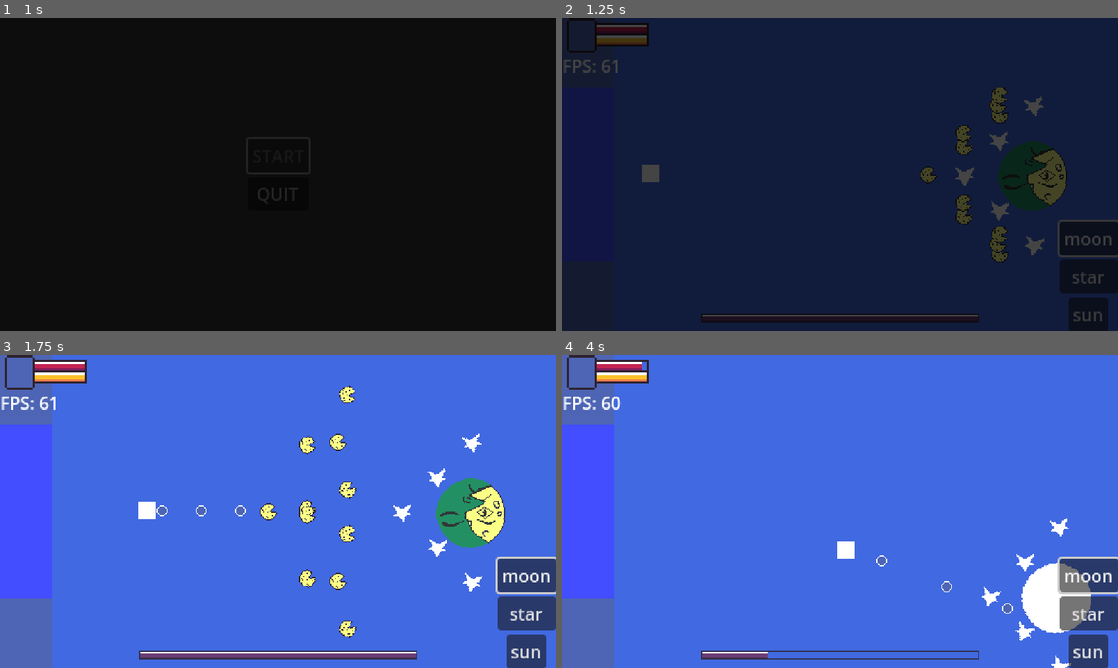
Above: before the commit, frames 1-4 (two rows, left to right).
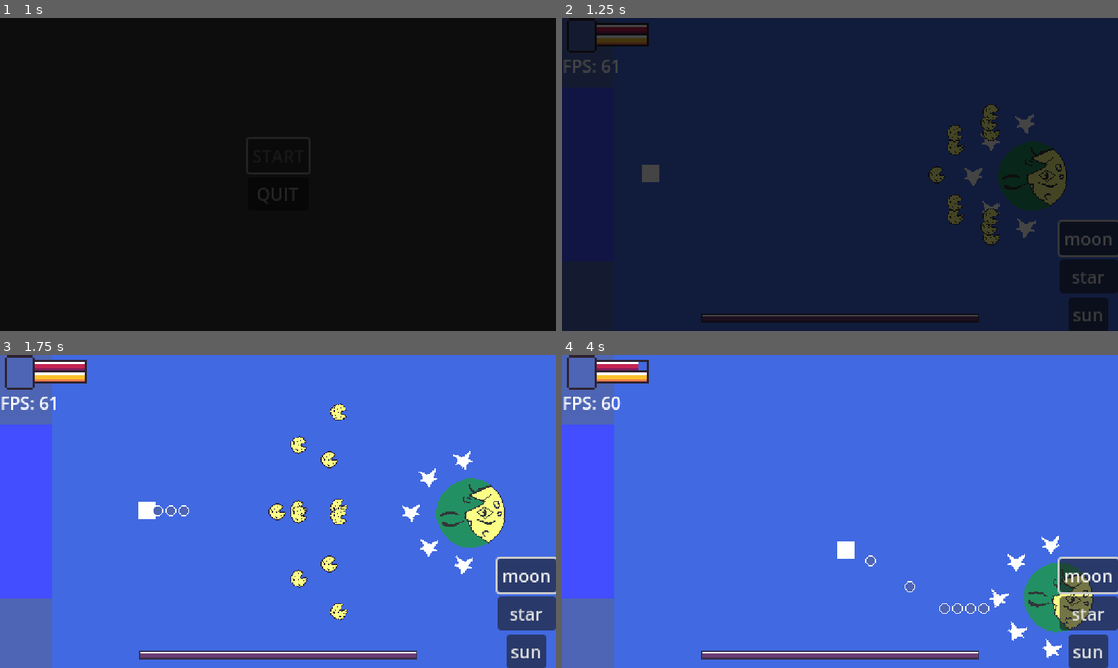
Above: after the commit, the same moments.

Repository: Amanda-Furtado/Bullet-Hell-Jam-5
Game: Godot game, scene res://Game/User Interface/StartMenu.tscn
Two runs of this game, one before a commit and one after it. Both use one fixed random seed, a clock stepped at 60 frames per second and the inputs below.
Inputs:
- Up to frame 1 (1 s): click "START" at 0.5 s
- Up to frame 2 (1.25 s): no input
- Up to frame 3 (1.75 s): hold D (right_key) from 1.28 s (still down)
- Up to frame 4 (4 s): release D (right_key) at 2.03 s; hold S (down_key) 2.03-2.78 s; hold D (right_key) 2.78-3.53 s; hold W (up_key) from 3.53 s (still down)

Frame 1 is identical in both runs. In frame 2, 2.5% of the frame differs, in the area x 64-87%, y 22-79%; in frame 3, 3.1%; in frame 4, 4.0%, in the area x 13-96%, y 2-100%.

Commit message:
moon 1.0

Diff:
--- a/Components/Damage/Hurt.gd
+++ b/Components/Damage/Hurt.gd
@@ -1,7 +1,7 @@
 class_name Hurt extends Node
 
 
-@export var stats: Node
+@export var stats: Stats
 @export var hurtbox: Hurtbox
 
 func _ready() -> void:
--- a/Components/Effects/destroyed_effect.gd
+++ b/Components/Effects/destroyed_effect.gd
@@ -2,7 +2,7 @@
 
 
 @export var actor: Node2D
-@export var stats: Node
+@export var stats: Stats
 @export var dest_ef_spawner: Spawner
 
 
--- a/Components/Stats/BossStats.gd
+++ /dev/null
@@ -1,20 +0,0 @@
-class_name BossStats extends Node
-
-
-signal health_changed()
-signal mid_health()
-signal no_health()
-
-var was_emited: bool = false
-
-@export var health: int = 1:
-	set(value):
-
-		health = value
-
-		health_changed.emit()
-
-
-		if health == 0: no_health.emit()
-
-var og_health: int = health
--- a/Game/Bosses/The Moon/Scripts/MoonSea.gd
+++ b/Game/Bosses/The Moon/Scripts/MoonSea.gd
@@ -8,10 +8,10 @@
 
 
 func ocean_phase2():
-	#while
-	#await get_tree().create_timer(2.0).timeout
+
 	ocean_up(top_ocean, top_spawner)
 	ocean_up(bot_ocean, bot_spawner)
+
 
 func pull_top_ocean():
 	ocean_up(top_ocean, top_spawner)
--- a/Game/Bosses/The Moon/Scripts/TheMoon.gd
+++ b/Game/Bosses/The Moon/Scripts/TheMoon.gd
@@ -3,33 +3,27 @@
 
 signal touch_top
 signal touch_bot
-signal next_phase
 
 
 @onready var player = get_tree().get_first_node_in_group("players")
 @onready var boss_hurtbox = $bossHurtbox
 @onready var boss_sprites = $bossSprites
-@onready var stats = $BossStats
-var on_phase2: bool = false
+@onready var stats = $Stats
 #visual ef
 @onready var shake_effect = $ShakeEffect
 @onready var flash_effect = $FlashEffect
 @onready var scale_effect = $ScaleEffect
 #movement
-#@export var moon_speed: Vector2 = Vector2(0.0, 2.0)
-#@export var max_y: int = 0
-#@export var min_y: int = 288
-#var moon_dir: Vector2 = Vector2.UP
 var rotation_speed: float = 2.0
+#phase2
+@export var bullet: PackedScene
+@export var bullet_count: int = 1
+@export_range(0, 360) var arc: float = 0.0
+@export_range(0, 20) var fire_rate: float = 2.0
+@export var barrel_origin: Node2D
 
-##testing
-#@export var bullet: PackedScene
-#@export var bullet_count: int = 1
-#@export_range(0, 360) var arc: float = 0.0
-#@export_range(0, 20) var fire_rate: float = 2.0
-#@export var barrel_origin: Node2D
-#
-#var can_shoot: bool = false
+var can_shoot: bool = true
+var on_phase2: bool = false
 
 
 func _ready() -> void:
@@ -48,28 +42,33 @@
 
 
 func _physics_process(delta: float) -> void:
-	#shoot()
 	if player != null:
 		boss_sprites.look_at(player.global_position)
 
 
-#func shoot() -> void:
-	#if can_shoot:
-		#can_shoot = false
-		#for i in bullet_count:
-			#var new_bullet = bullet.instantiate()
-			#new_bullet.position = barrel_origin.global_position if barrel_origin else global_position
-			#
-			#if bullet_count == 1:
-				#new_bullet.rotation = global_rotation
-			#else:
-				#var arc_rad = deg_to_rad(arc)
-				#var increment = arc_rad / (bullet_count - 1)
-				#new_bullet.global_rotation = (
-					#global_rotation +
-					#increment * i -
-					#arc_rad / 2
-				#)
-			#get_tree().root.call_deferred("add_child", new_bullet)
-		#await get_tree().create_timer(1 / fire_rate).timeout
-		#can_shoot = true
+func phase2_shoot() -> void:
+	shoot()
+
+
+func shoot() -> void:
+	if can_shoot:
+		can_shoot = false
+		for i in bullet_count:
+			var new_bullet = bullet.instantiate()
+			new_bullet.position = barrel_origin.global_position if barrel_origin else global_position
+
+			if bullet_count == 1:
+				# new_bullet.rotation = global_rotation -> reto sempre
+				new_bullet.rotation = global_rotation
+			else:
+				var arc_rad = deg_to_rad(arc)
+				var increment = arc_rad / (bullet_count - 1)
+				new_bullet.global_rotation = (
+					# global_rotation + -> reto sempre
+					global_rotation +
+					increment * i -
+					arc_rad / 2
+				)
+			get_tree().root.call_deferred("add_child", new_bullet)
+		await get_tree().create_timer(1 / fire_rate).timeout
+		can_shoot = true
--- a/Game/Bosses/The Moon/TheMoon.tscn
+++ b/Game/Bosses/The Moon/TheMoon.tscn
@@ -4,8 +4,8 @@
 [ext_resource type="Texture2D" uid="uid://bga0rpnysawmj" path="res://Assets/Bosses/The Moon/moon_spr.png" id="1_t1xvu"]
 [ext_resource type="Texture2D" uid="uid://cnrqg5jsx6jwx" path="res://Assets/Bosses/The Moon/moon2_spr.png" id="2_wfw7e"]
 [ext_resource type="Script" path="res://Components/Damage/Hitbox.gd" id="3_it85t"]
-[ext_resource type="Script" path="res://Components/Stats/BossStats.gd" id="3_lxsjc"]
 [ext_resource type="Script" path="res://Components/Damage/Hurtbox.gd" id="4_bvep4"]
+[ext_resource type="Script" path="res://Components/Stats/Stats.gd" id="5_hv6s8"]
 [ext_resource type="Script" path="res://Components/Spawners/Spawn.gd" id="5_jswo6"]
 [ext_resource type="PackedScene" uid="uid://ba8mf1gb1n7gw" path="res://Game/Bullets/boss moon bullets/quesso_bullet.tscn" id="6_17dpp"]
 [ext_resource type="Script" path="res://Components/Damage/Hurt.gd" id="9_7g424"]
@@ -50,14 +50,14 @@
 [sub_resource type="CircleShape2D" id="CircleShape2D_lx3dh"]
 radius = 32.0156
 
-[node name="TheMoon" type="CharacterBody2D"]
+[node name="TheMoon" type="CharacterBody2D" node_paths=PackedStringArray("barrel_origin")]
 position = Vector2(-1, 0)
 motion_mode = 1
 script = ExtResource("1_8ocbu")
-
-[node name="BossStats" type="Node" parent="."]
-script = ExtResource("3_lxsjc")
-health = 50
+bullet = ExtResource("6_17dpp")
+bullet_count = 12
+arc = 180.0
+barrel_origin = NodePath(".")
 
 [node name="bossSprites" type="AnimatedSprite2D" parent="."]
 sprite_frames = SubResource("SpriteFrames_bpiej")
@@ -84,20 +84,19 @@
 shape = SubResource("CircleShape2D_lx3dh")
 debug_color = Color(0.302776, 0.614443, 0.375808, 0.42)
 
+[node name="Stats" type="Node" parent="."]
+script = ExtResource("5_hv6s8")
+health = 200
+
 [node name="Hurt" type="Node" parent="." node_paths=PackedStringArray("stats", "hurtbox")]
 script = ExtResource("9_7g424")
-stats = NodePath("../BossStats")
+stats = NodePath("../Stats")
 hurtbox = NodePath("../bossHurtbox")
-
-[node name="bossSpawner" type="Node2D" parent="."]
-position = Vector2(-32, 0)
-script = ExtResource("5_jswo6")
-scene = ExtResource("6_17dpp")
 
 [node name="DestroyedEffect" type="Node" parent="." node_paths=PackedStringArray("actor", "stats", "dest_ef_spawner")]
 script = ExtResource("10_rnx65")
 actor = NodePath("..")
-stats = NodePath("../BossStats")
+stats = NodePath("../Stats")
 dest_ef_spawner = NodePath("DestroyedSpawner")
 
 [node name="DestroyedSpawner" type="Node2D" parent="DestroyedEffect"]
@@ -122,29 +121,29 @@
 [node name="Stars" type="Node2D" parent="."]
 
 [node name="LilStar" parent="Stars" instance=ExtResource("16_pub0o")]
-position = Vector2(-31, -32)
+position = Vector2(-39, -32)
 bullet_count = 2
 arc = 30.0
 fire_rate = 0.6
 
 [node name="LilStar2" parent="Stars" instance=ExtResource("16_pub0o")]
-position = Vector2(1, -64)
+position = Vector2(-7, -48)
 bullet_count = 3
 arc = 45.0
 fire_rate = 0.6
 
 [node name="LilStar3" parent="Stars" instance=ExtResource("16_pub0o")]
-position = Vector2(-63, 0)
+position = Vector2(-55, 0)
 fire_rate = 0.6
 
 [node name="LilStar4" parent="Stars" instance=ExtResource("16_pub0o")]
-position = Vector2(-31, 32)
+position = Vector2(-39, 32)
 bullet_count = 2
 arc = 30.0
 fire_rate = 0.6
 
 [node name="LilStar5" parent="Stars" instance=ExtResource("16_pub0o")]
-position = Vector2(1, 64)
+position = Vector2(-7, 48)
 bullet_count = 3
 arc = 45.0
 fire_rate = 0.6
--- a/Game/Bullets/boss moon bullets/quesso_bullet.tscn
+++ b/Game/Bullets/boss moon bullets/quesso_bullet.tscn
@@ -22,7 +22,8 @@
 radius = 7.0
 
 [node name="QuessoBullet" instance=ExtResource("1_tm60x")]
-direction = 1
+direction = 5
+speed = 2.0
 
 [node name="Sprite" parent="." index="0"]
 sprite_frames = SubResource("SpriteFrames_ylr2x")
--- a/Game/Bullets/player bullets/player_bullet.tscn
+++ b/Game/Bullets/player bullets/player_bullet.tscn
@@ -22,9 +22,8 @@
 size = Vector2(8, 8)
 
 [node name="PlayerBullet" instance=ExtResource("1_kvr3s")]
-fire_rate = 1.0
 direction = 0
-speed = 5.0
+speed = 3.0
 
 [node name="Sprite" parent="." index="0"]
 sprite_frames = SubResource("SpriteFrames_px51a")
@@ -32,7 +31,6 @@
 
 [node name="Hitbox" parent="." index="1"]
 collision_mask = 16
-damage = 2
 
 [node name="CollisionShape2D" type="CollisionShape2D" parent="Hitbox" index="0"]
 shape = SubResource("RectangleShape2D_ooo4g")
--- a/Game/User Interface/Scripts/HUD.gd
+++ b/Game/User Interface/Scripts/HUD.gd
@@ -1,4 +1,4 @@
-extends Control
+class_name HUD extends Control
 
 @onready var health_bar = %HealthBar
 @onready var karma_bar = %KarmaBar
--- a/Game/Worlds/Scripts/Level.gd
+++ b/Game/Worlds/Scripts/Level.gd
@@ -3,12 +3,16 @@
 @export var boss: CharacterBody2D
 
 @onready var player: Player = $Player
-@onready var hud = $CanvasLayer/Hud
+@onready var hud: HUD = $CanvasLayer/Hud
 @onready var label = $CanvasLayer/Label
 
 
 func _ready() -> void:
 	#Interface
+	hud.boss_health_bar.max_value = boss.stats.health
+	hud.boss_health_bar.value = boss.stats.health
+
+
 	player.stats.health_changed.connect(func():
 		hud.update_health_bar(player.stats.health))
 
--- a/Game/Worlds/Scripts/TheMoonLevel.gd
+++ b/Game/Worlds/Scripts/TheMoonLevel.gd
@@ -3,6 +3,7 @@
 
 #boss related
 @onready var moon_sea = $MoonSea
+@onready var moon_path_follow = $Path2D/MoonPathFollow
 
 
 func _ready() -> void:
@@ -12,12 +13,18 @@
 	boss.touch_top.connect(func():
 		if boss.on_phase2:
 			moon_sea.ocean_phase2()
+			return
 		else:
 			moon_sea.pull_top_ocean()
 		)
 	boss.touch_bot.connect(func():
 		if boss.on_phase2:
 			moon_sea.ocean_phase2()
+			return
 		else:
 			moon_sea.pull_bot_ocean()
 		)
+	moon_path_follow.point_touch.connect(func():
+		if boss.on_phase2 == false:
+			return
+		boss.phase2_shoot())
--- a/Game/Worlds/moon_path_follow.gd
+++ b/Game/Worlds/moon_path_follow.gd
@@ -45,6 +45,7 @@
 func on_point_stop() -> void:
 	if point_timer.time_left == 0:
 		point_touch.emit()
+
 		set_process(false)
 		await get_tree().create_timer(point_interval).timeout
 		set_process(true)
Binary file changed: Assets/Bosses/The Moon/sea_bublle.png
